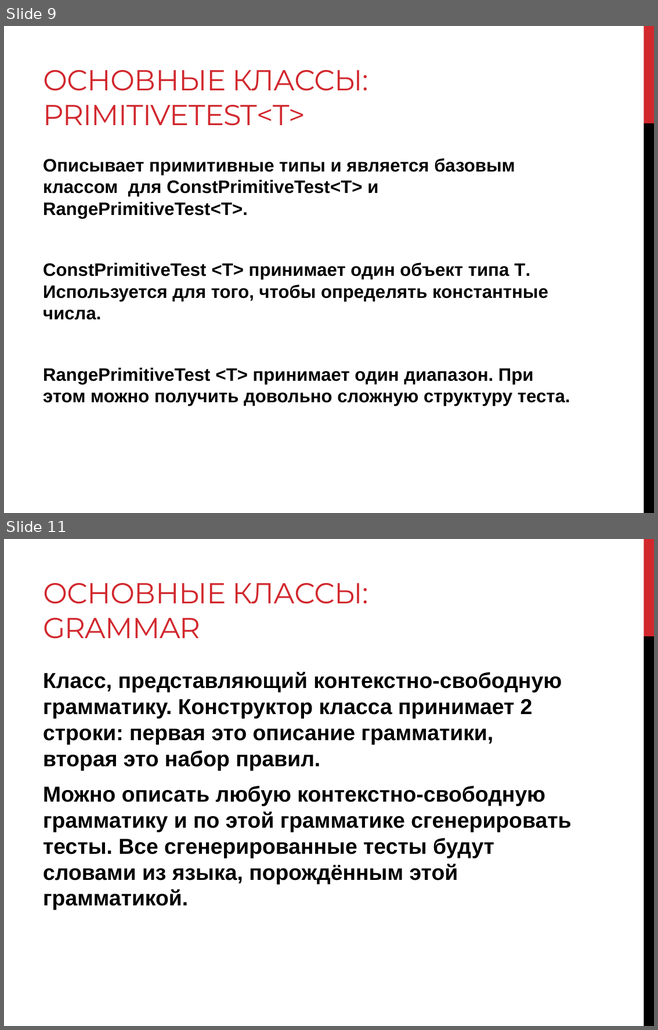
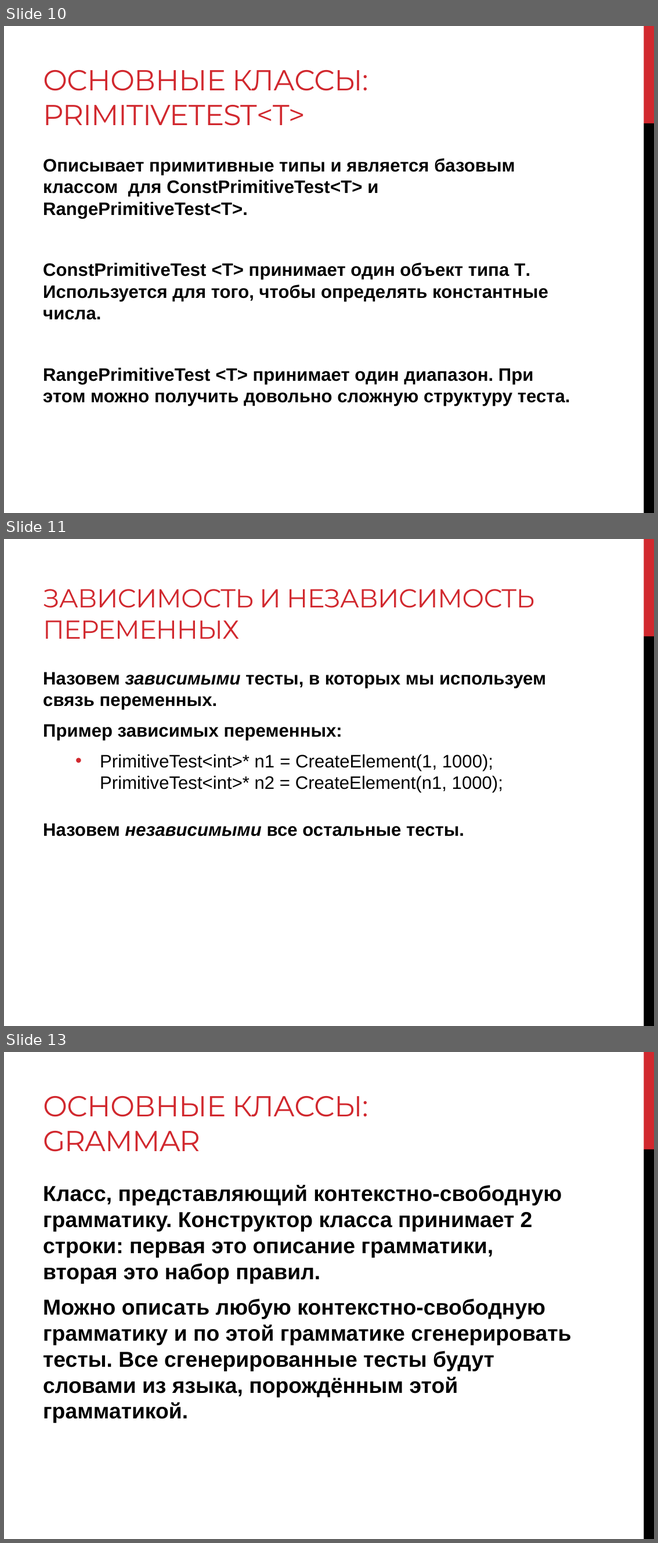
Before and after one commit to levonoganesyan/TestMaker, a slide deck: Diploma.pptx. Shown one above the other, each under a label of ours: slides 9 and 11 before the commit, slides 10, 11 and 13 after it; the slides between them are not shown. The pictures are 658x1030 and 658x1543 pixels, drawn with LibreOffice and Linux fonts; fonts in the diff are those of the drawing. Boxes give left, top, right and bottom in pixels: in the first picture for what was removed or moved away, otherwise in the second. Text is boxed around its words. In the diff, an @@ line names an element or a change of style, - is before the commit and + after.

```diff
--- a/Diploma.pptx
+++ b/Diploma.pptx
@@ slide 11 added at [4, 539, 654, 1026], background #FFFFFF; not listed: 2 template elements that a slide beside it also shows @@
@@ title added at [43, 589, 535, 639], 28.8 pt, text #D1282E @@
+ЗАВИСИМОСТЬ И НЕЗАВИСИМОСТЬ ПЕРЕМЕННЫХ
@@ text added at [43, 672, 546, 837], 20 pt, text #000000, bold @@
+Назовем зависимыми тесты, в которых мы используем связь переменных.
+Пример зависимых переменных:
+  • PrimitiveTest<int>* n1 = CreateElement(1, 1000);
+    PrimitiveTest<int>* n2 = CreateElement(n1, 1000);
+Назовем независимыми все остальные тесты.
@@ what was slide 9 is now slide 10 @@
@@ what was slide 11 is now slide 13 @@
```
Also in this commit, not shown: 9 slides changed, 4 other slides added, 5 other files.
